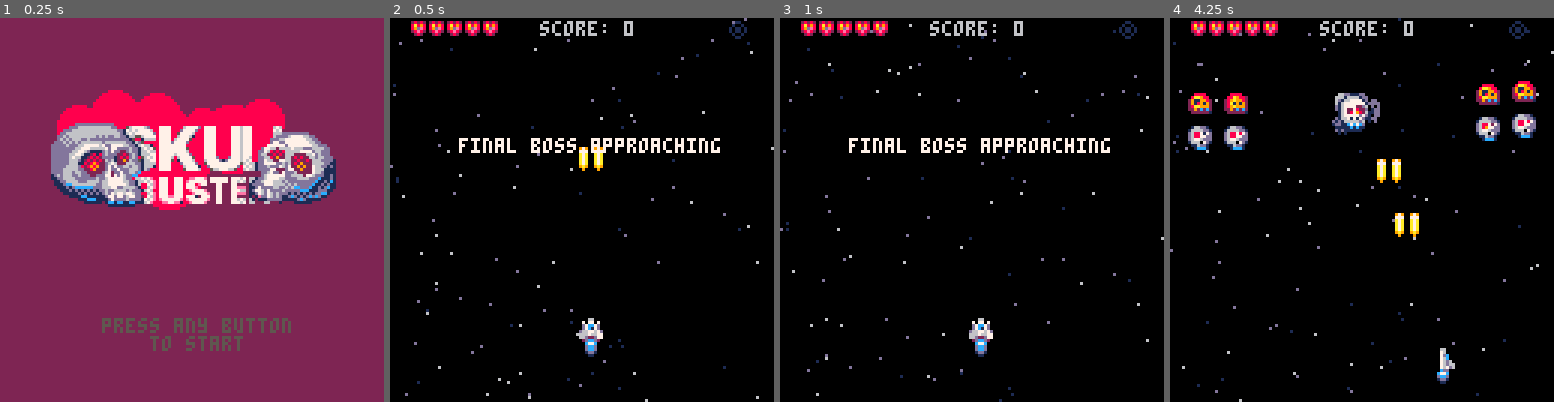
Above: before the commit, frames 1-4 (left to right).
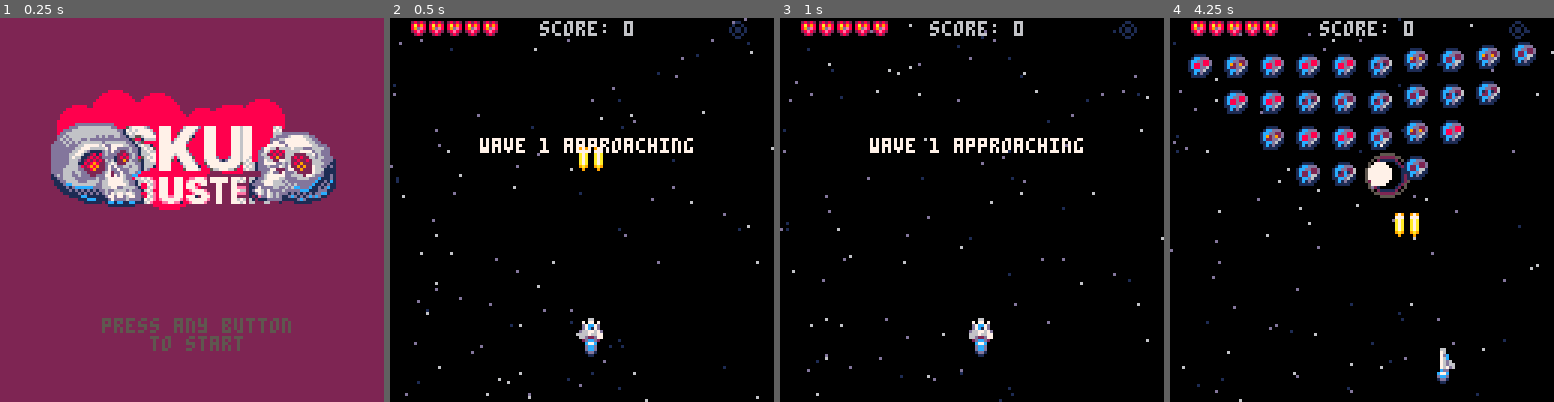
Above: after the commit, the same moments.

Repository: jimmac/pico-shed
Game: PICO-8 cartridge skulls.p8
Two runs of this game, one before a commit and one after it. Both use one fixed random seed, a clock stepped at 60 frames per second and the inputs below.
Inputs:
- Up to frame 1 (0.25 s): no input
- Up to frame 2 (0.5 s): tap X (X key) at 0.33 s
- Up to frame 3 (1 s): tap O (Z key) at 0.7 s
- Up to frame 4 (4.25 s): tap X (X key) at 1.07, 1.85, 2.97, 4.08 s; hold Right 1.6-2.1 s; tap O (Z key) every 0.4 s from 1.7 to 4.1 s; hold Up 2.15-2.42 s; hold Right 2.47-3.03 s; hold Left 3.08-3.58 s; hold Down 3.63-3.97 s; hold Right from 4.02 s (still down)

Frame 1 is identical in both runs. In frame 2, 1.6% of the frame differs, in the area x 17-86%, y 31-36%; in frame 3, 1.6%; in frame 4, 12%, in the area x 4-96%, y 6-47%.

Commit message:
proper export

Diff:
--- a/skulls.p8
+++ b/skulls.p8
@@ -61,8 +61,8 @@
 	--mode="wavetext"
 	flash=0
 	firet=0
-	wave=5
-	lastwave=6
+	wave=0
+	lastwave=7
 	nextwave()
 	wavet=160
 	nextfire=300
Not shown, changed: skulls.js
